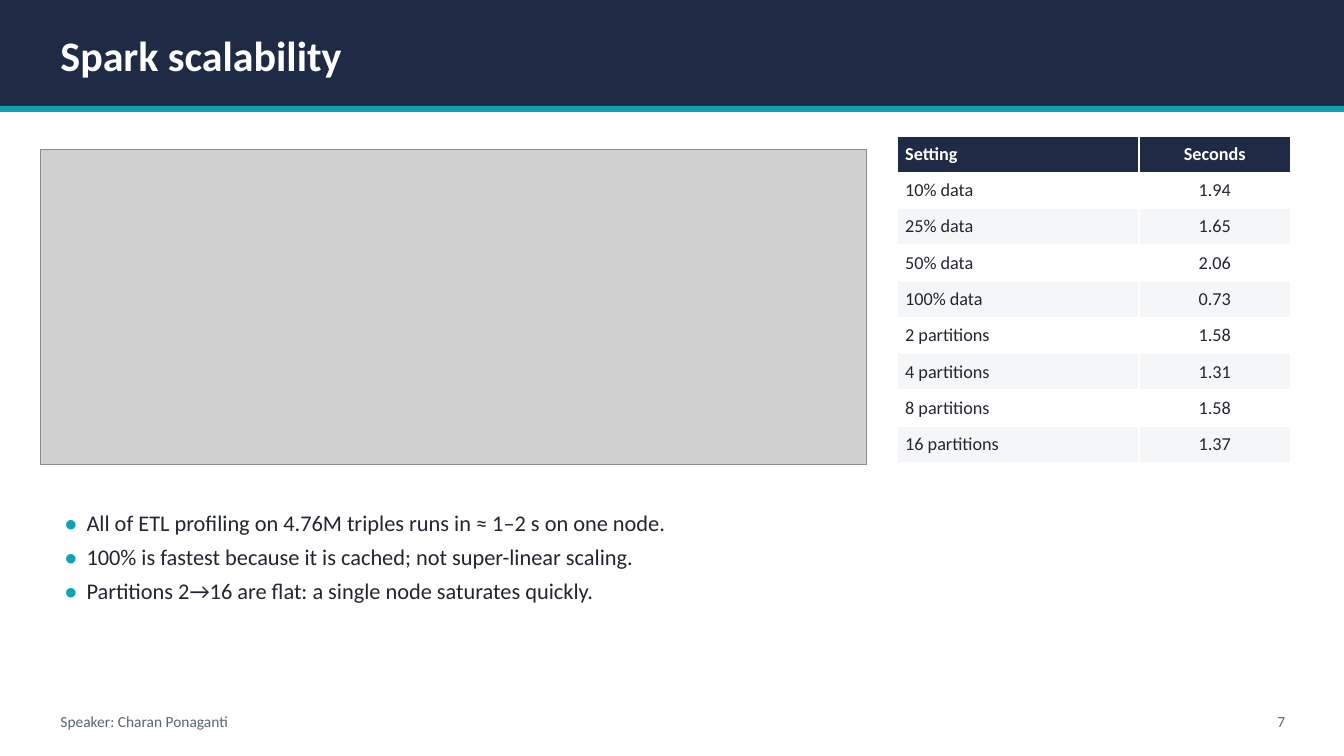
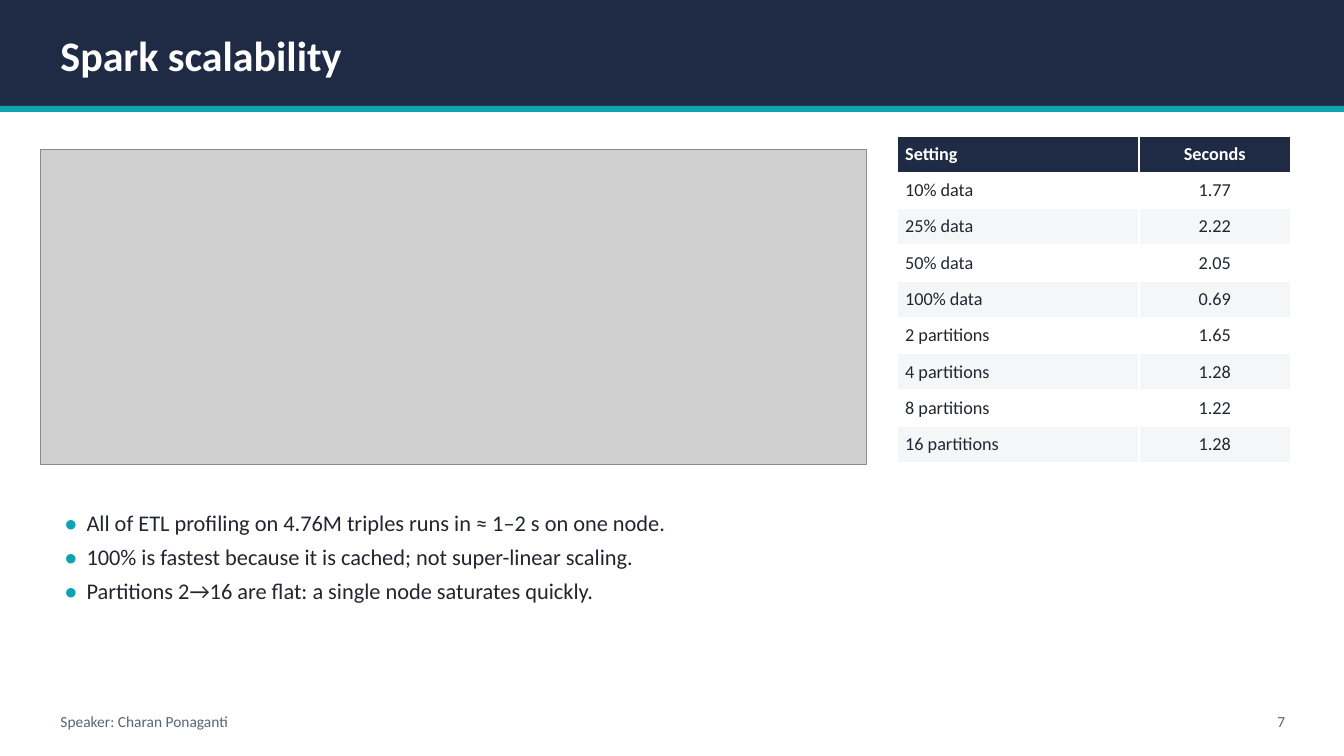
Before and after one commit to Charanponaganti/Knowledge-Graph-Completion-with-R-GCN-CompGCN, a slide deck: slide 7 of report/slides/kg_completion_presentation.pptx. Drawn at 1344x756 pixels with LibreOffice and Linux fonts; fonts in the diff are those of the drawing; grey boxes stand for pictures. Boxes give left, top, right and bottom in pixels: in the first picture for what was removed or moved away, otherwise in the second. Text is boxed around its words. In the diff, an @@ line names an element or a change of style, - is before the commit and + after.

```diff
--- a/report/slides/kg_completion_presentation.pptx
+++ b/report/slides/kg_completion_presentation.pptx
@@ table at (x1=897, y1=136, x2=1291, y2=463) @@
-row 2, column 2: 1.94
+row 2, column 2: 1.77
-row 3, column 2: 1.65
+row 3, column 2: 2.22
-row 4, column 2: 2.06
+row 4, column 2: 2.05
-row 5, column 2: 0.73
+row 5, column 2: 0.69
-row 6, column 2: 1.58
+row 6, column 2: 1.65
-row 7, column 2: 1.31
+row 7, column 2: 1.28
-row 8, column 2: 1.58
+row 8, column 2: 1.22
-row 9, column 2: 1.37
+row 9, column 2: 1.28
```
Also in this commit, not shown: 8 other slides changed, 27 other files.
